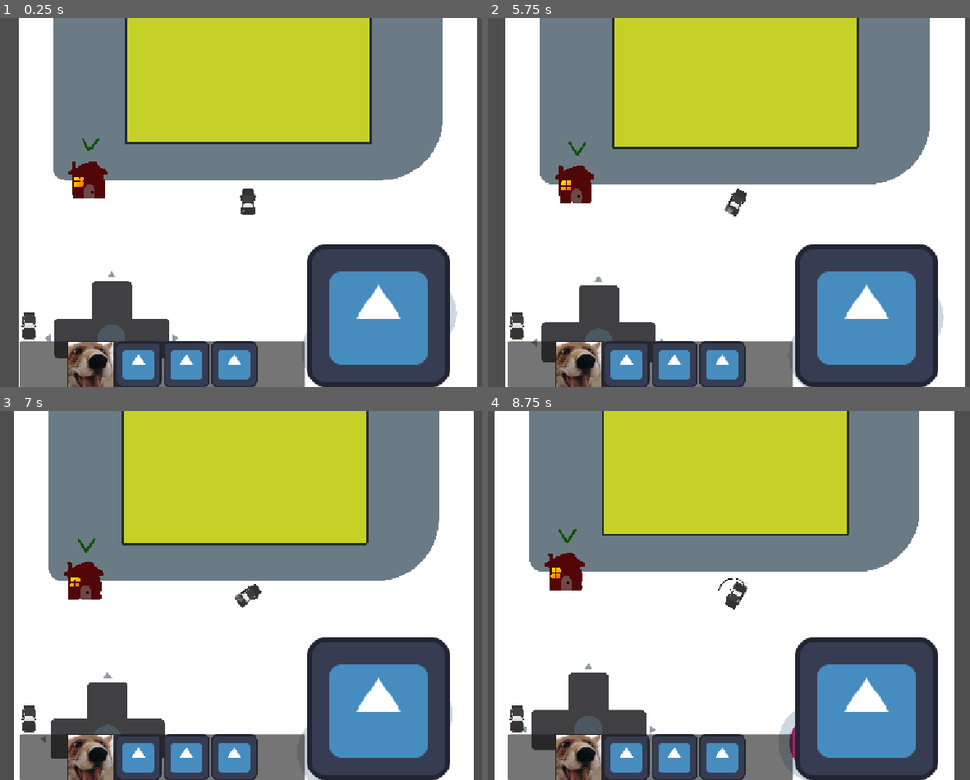
Above: before the commit, frames 1-4 (two rows, left to right).
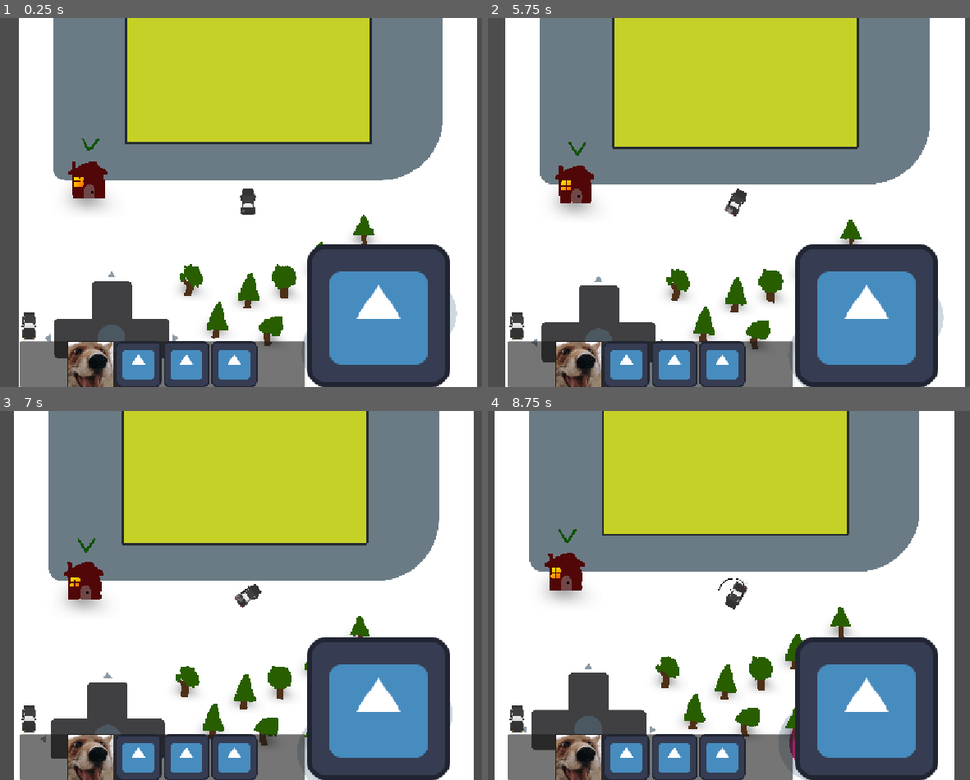
Above: after the commit, the same moments.

Repository: DBorgKiwami/game-jam-2
Game: Godot game, scene res://levels/testlevel.tscn
Same seed, same stepped clock (60 frames per second), same inputs: the game is played once before the commit and once after it. The engine's default icon, where the game draws it, is replaced by a stand-in: a white triangle on a blue panel in a dark square.
Inputs (mouse positions are in pixels of both pictures, inside the frame that each line leads up to):
- Up to frame 1 (0.25 s): no input
- Up to frame 2 (5.75 s): click (579, 364) at 0.5 s; click (627, 364) at 1.25 s; click (675, 364) at 2 s; click (724, 364) at 2.75 s; click "Press me 10 times to win" at 3.5 s; click (516, 324) at 4.25 s; tap Enter at 5 s; move the mouse to (878, 184) at 5.02 s; hold Right (turn_right) from 5.03 s (still down); hold Up (gas_pedal) from 5.03 s (still down)
- Up to frame 3 (7 s): move the mouse to (115, 613) at 5.77 s; release Right (turn_right) at 5.78 s; release Up (gas_pedal) at 5.78 s; hold Space (brakes) 5.78-6.53 s; click (115, 613) at 5.85 s; move the mouse to (313, 514) at 6.52 s; hold Right (turn_right) from 6.53 s (still down); hold Up (gas_pedal) from 6.53 s (still down)
- Up to frame 4 (8.75 s): move the mouse to (704, 669) at 7.27 s; release Up (gas_pedal) at 7.28 s; click (704, 669) at 7.35 s; move the mouse to (931, 650) at 8.02 s; release Right (turn_right) at 8.03 s; hold Left (turn_left) from 8.03 s (still down); hold Up (gas_pedal) from 8.03 s (still down)

The runs differ from the first frame. In frame 1, 2.1% of the frame differs, in the area x 14-78%, y 46-89%; in frame 2, 2.0%; in frame 3, 1.9%; in frame 4, 2.4%, in the area x 11-76%, y 46-90%.

Commit message:
Added Tree Props and crashing slowdown penalty

Diff:
--- a/levels/house.tscn
+++ b/levels/house.tscn
@@ -8,6 +8,7 @@
 [ext_resource type="Texture2D" uid="uid://jcmxfx0dp2h3" path="res://images/directionarrow1.png" id="5_dg6uw"]
 [ext_resource type="Texture2D" uid="uid://riqun1ltakn0" path="res://images/directionarrow2.png" id="6_8vqfn"]
 [ext_resource type="Texture2D" uid="uid://bcw6c0ijw3yya" path="res://images/directionarrow3.png" id="7_ndoe4"]
+[ext_resource type="Texture2D" uid="uid://dhl5wm4wi4w2j" path="res://images/dropshadow.png" id="9_ndoe4"]
 
 [sub_resource type="CircleShape2D" id="CircleShape2D_l0kak"]
 radius = 280.0
@@ -61,6 +62,7 @@
 shape = SubResource("CircleShape2D_l0kak")
 
 [node name="House Sprite" type="AnimatedSprite2D" parent="." unique_id=1043248419]
+z_index = 1
 sprite_frames = SubResource("SpriteFrames_g4v7s")
 autoplay = "default"
 frame_progress = 0.94963264
@@ -96,6 +98,11 @@
 autoplay = "default"
 frame_progress = 0.6972833
 
+[node name="Sprite2D" type="Sprite2D" parent="." unique_id=1687025612]
+position = Vector2(-2, -5)
+scale = Vector2(1.6953125, 1.6953125)
+texture = ExtResource("9_ndoe4")
+
 [connection signal="body_entered" from="House Area" to="." method="_on_house_area_body_entered"]
 [connection signal="body_exited" from="House Area" to="." method="_on_house_area_body_exited"]
 [connection signal="timeout" from="Timer" to="." method="_on_timer_timeout"]
--- a/levels/testlevel.tscn
+++ b/levels/testlevel.tscn
@@ -5,6 +5,7 @@
 [ext_resource type="Texture2D" uid="uid://ccirfl0vqb1ib" path="res://images/tall_handheld.png" id="1_mvx7d"]
 [ext_resource type="PackedScene" uid="uid://pw02kfhir1h5" path="res://storm/storm.tscn" id="1_t3dhk"]
 [ext_resource type="PackedScene" uid="uid://bl4vjqa80jcv6" path="res://levels/house.tscn" id="5_8j3fl"]
+[ext_resource type="PackedScene" uid="uid://bk48pkt04qx62" path="res://levels/tree.tscn" id="6_l0kak"]
 
 [node name="Testlevel" type="Node2D" unique_id=1543706350]
 
@@ -19,3 +20,27 @@
 
 [node name="House" parent="." unique_id=696121312 instance=ExtResource("5_8j3fl")]
 position = Vector2(-935, -119)
+
+[node name="Tree" parent="." unique_id=663084134 instance=ExtResource("6_l0kak")]
+position = Vector2(-337, 451)
+
+[node name="Tree2" parent="." unique_id=1281932538 instance=ExtResource("6_l0kak")]
+position = Vector2(677, 158)
+
+[node name="Tree3" parent="." unique_id=514443808 instance=ExtResource("6_l0kak")]
+position = Vector2(409, 337)
+
+[node name="Tree4" parent="." unique_id=53296936 instance=ExtResource("6_l0kak")]
+position = Vector2(-186, 690)
+
+[node name="Tree5" parent="." unique_id=702790688 instance=ExtResource("6_l0kak")]
+position = Vector2(133, 748)
+
+[node name="Tree6" parent="." unique_id=2040907410 instance=ExtResource("6_l0kak")]
+position = Vector2(-1, 517)
+
+[node name="Tree7" parent="." unique_id=813965029 instance=ExtResource("6_l0kak")]
+position = Vector2(415, 754)
+
+[node name="Tree8" parent="." unique_id=445781327 instance=ExtResource("6_l0kak")]
+position = Vector2(215, 468)
--- /dev/null
+++ b/levels/tree.gd
@@ -0,0 +1,11 @@
+extends Sprite2D
+
+
+# Called when the node enters the scene tree for the first time.
+func _ready() -> void:
+	var spriteIndex = randi_range(1, 6)
+	var flipH = randi_range(0,1)
+	if flipH == 1:
+		flip_h = true
+	texture = load("res://images/tree" + str(spriteIndex) + ".png")
+	pass # Replace with function body.
--- /dev/null
+++ b/levels/tree.tscn
@@ -0,0 +1,24 @@
+[gd_scene format=3 uid="uid://bk48pkt04qx62"]
+
+[ext_resource type="Texture2D" uid="uid://cd024f6fu35ix" path="res://images/tree1.png" id="1_662t8"]
+[ext_resource type="Script" uid="uid://bvrm8vpon7d3n" path="res://levels/tree.gd" id="2_4rxtr"]
+[ext_resource type="Texture2D" uid="uid://dhl5wm4wi4w2j" path="res://images/dropshadow.png" id="3_4rxtr"]
+
+[sub_resource type="RectangleShape2D" id="RectangleShape2D_g4v7s"]
+size = Vector2(34, 44)
+
+[node name="Tree" type="Sprite2D" unique_id=663084134]
+z_index = 3
+texture = ExtResource("1_662t8")
+script = ExtResource("2_4rxtr")
+
+[node name="StaticBody2D" type="StaticBody2D" parent="." unique_id=321168109]
+
+[node name="CollisionShape2D" type="CollisionShape2D" parent="StaticBody2D" unique_id=2069170510]
+z_index = 3
+position = Vector2(-2, 77)
+shape = SubResource("RectangleShape2D_g4v7s")
+
+[node name="Sprite2D" type="Sprite2D" parent="." unique_id=2126973538]
+z_index = -1
+texture = ExtResource("3_4rxtr")
--- a/player/player.gd
+++ b/player/player.gd
@@ -13,6 +13,7 @@
 @export var deceleration : float = 30.0
 @export var brakingAccel : float = 5.0
 @export var brakingDecel : float = 50.0
+@export var crashSpeedMultiplier : float = 0.1
 
 @export var turnAccel : float = 1.0
 @export var turnDeccel : float = 4.0
@@ -113,7 +114,9 @@
 	# Call rotating function
 
 	rotating(delta)
-	move_and_slide()
+	var crashed = move_and_slide()
+	if crashed:
+		forwardSpeed *= crashSpeedMultiplier
 	#print($Timer.time_left)
 	#print(velocity)
 
--- a/player/playercar.tscn
+++ b/player/playercar.tscn
@@ -56,6 +56,7 @@
 deceleration = 50.0
 brakingAccel = 20.0
 brakingDecel = 200.0
+crashSpeedMultiplier = 0.25
 turnAccel = 2.0
 breakingTurnAccel = 4.0
 sprite = NodePath("Sprite2D")
Binary file added: images/dropshadow.png
Not shown, added: images/dropshadow.png.import
Binary file added: images/heatvent.png
Not shown, added: images/heatvent.png.import
Binary file added: images/tree1.png
Not shown, added: images/tree1.png.import
Binary file added: images/tree2.png
Not shown, added: images/tree2.png.import
Binary file added: images/tree3.png
Not shown, added: images/tree3.png.import
Binary file added: images/tree4.png
Not shown, added: images/tree4.png.import
(and 5 more such lines)
